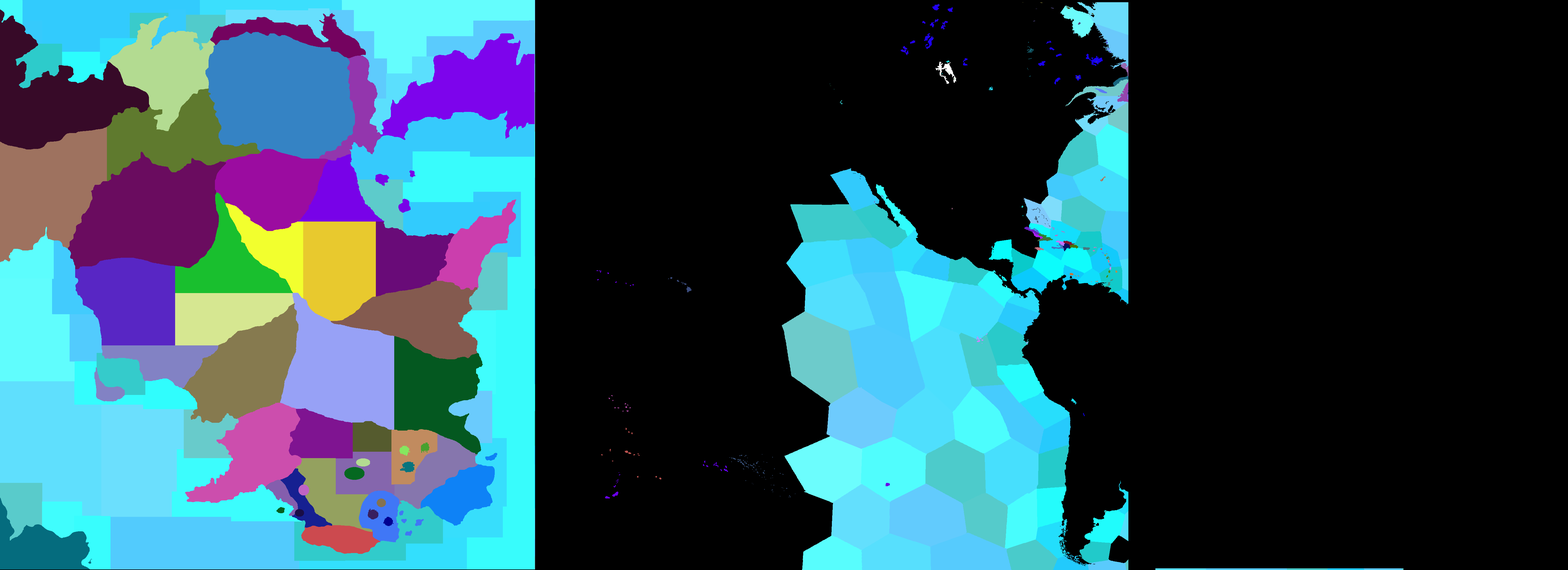
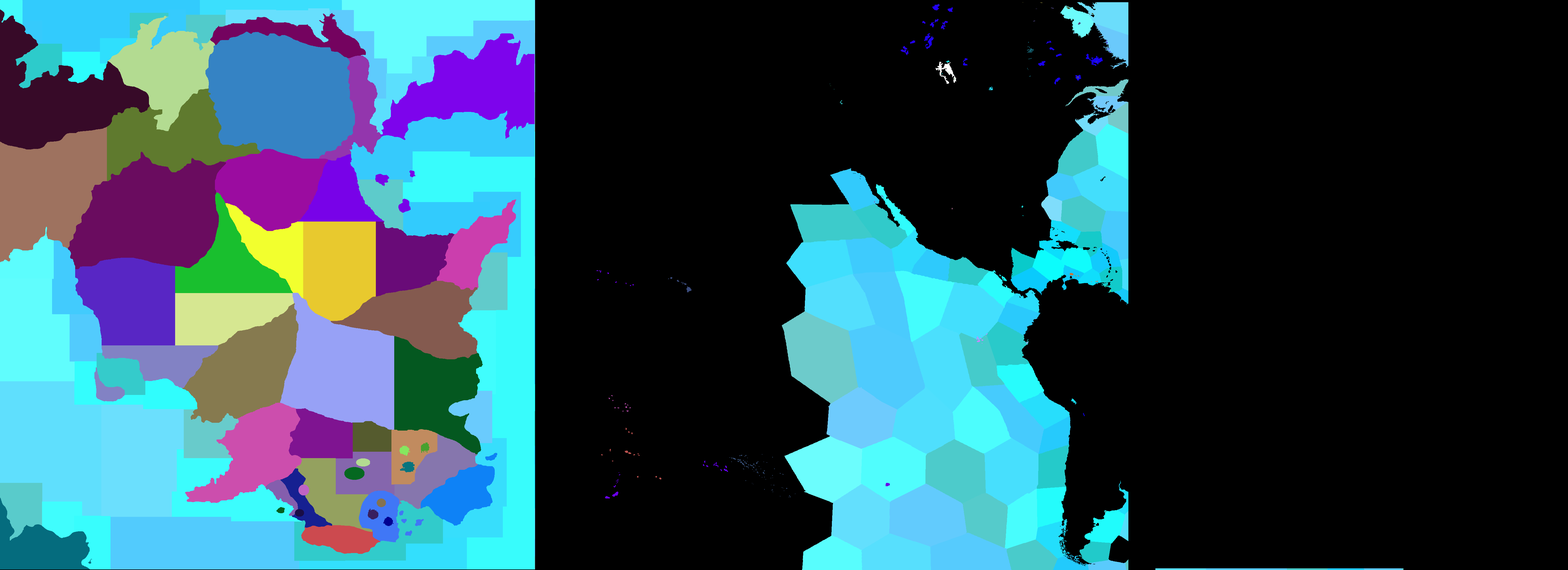
Layer changes from the first 1568 x 570 image to the second:
painted on "provinces_1_28_sources.bmp" over [988,62,1129,286]
